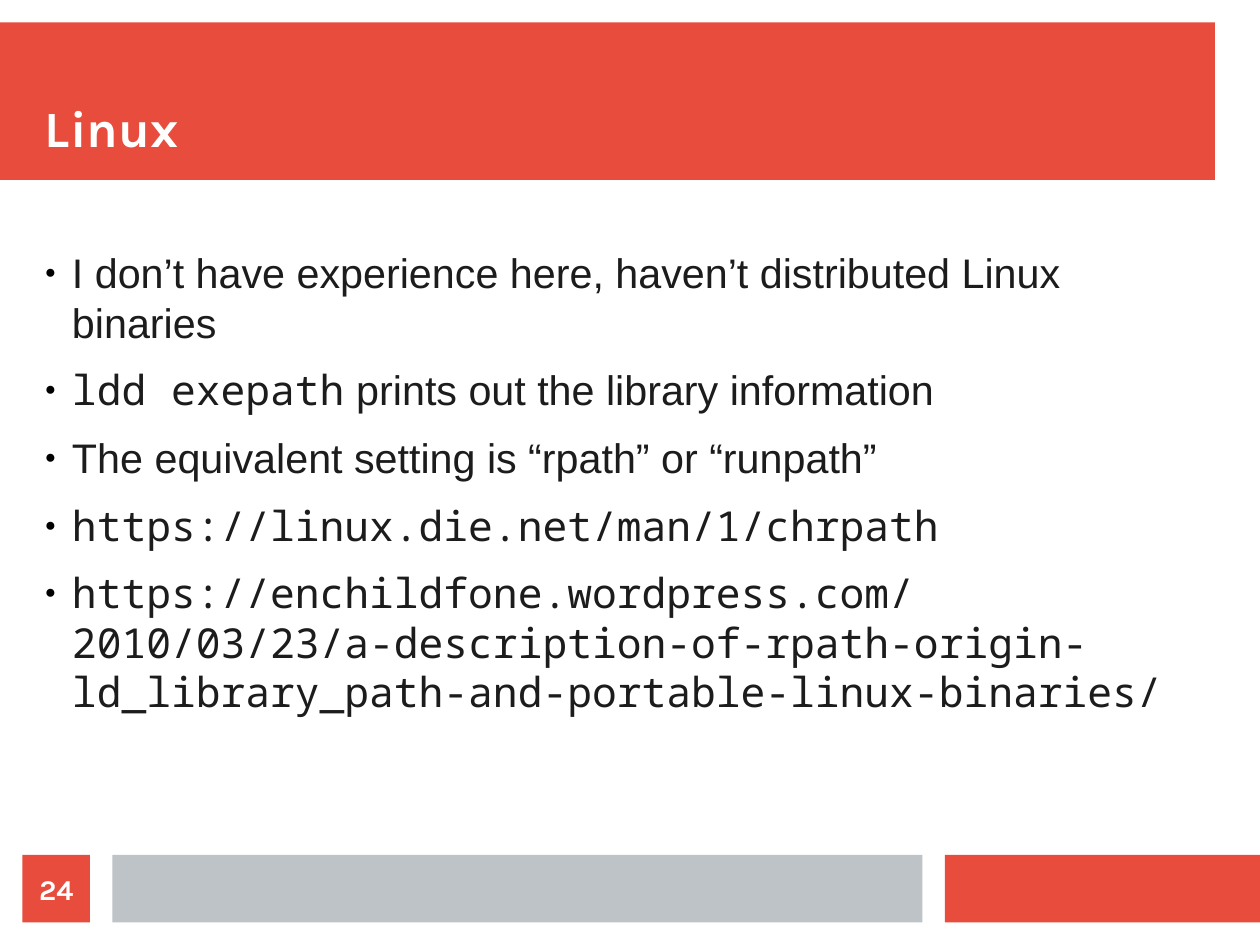
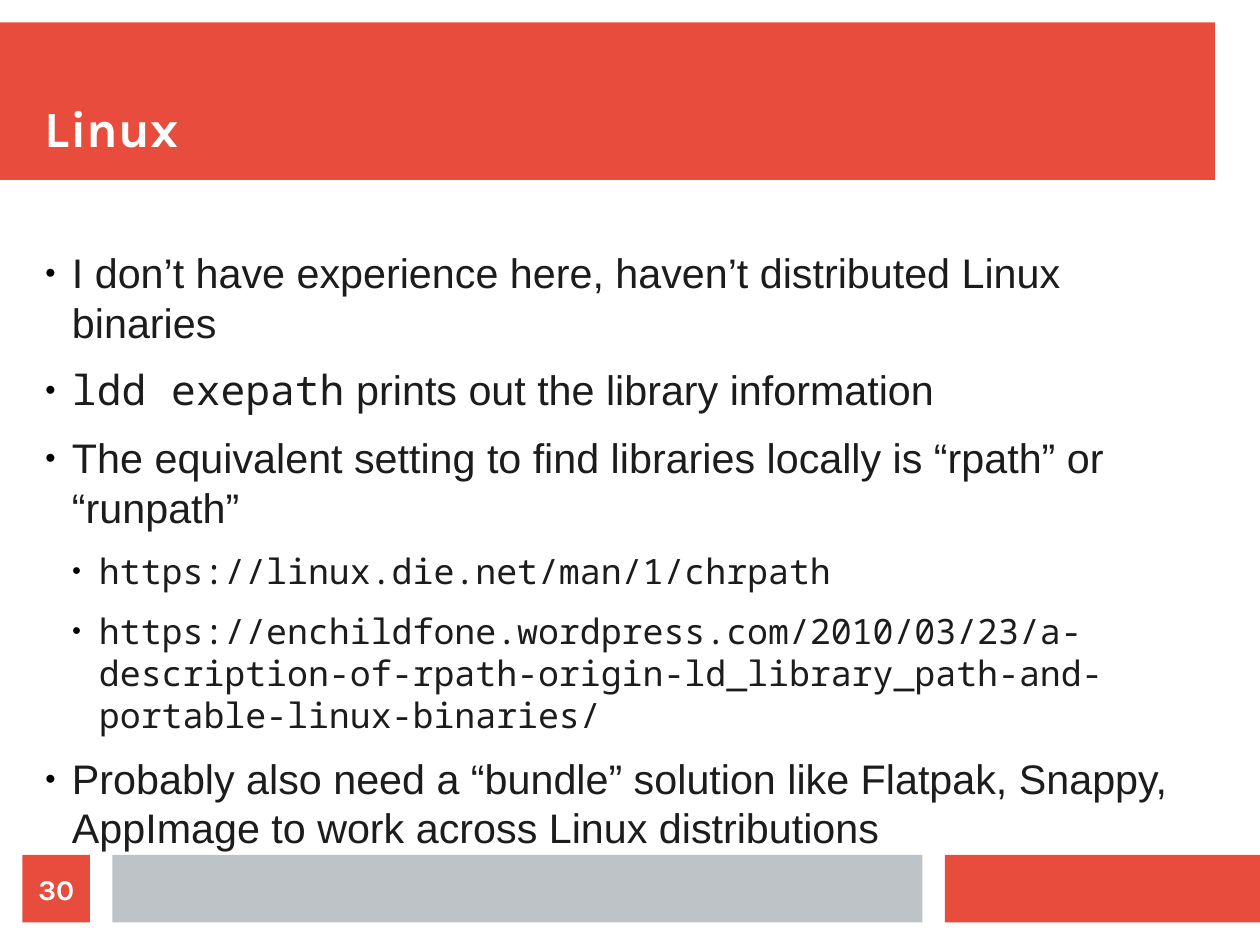
Before and after one commit to mtolly/haskell-c-talk, a slide deck: slide 30 of presentation.odp (slide 24 before the commit). Drawn at 1260x945 pixels with LibreOffice and Linux fonts; fonts in the diff are those of the drawing. Boxes give left, top, right and bottom in pixels: in the first picture for what was removed or moved away, otherwise in the second. Text is boxed around its words. In the diff, an @@ line names an element or a change of style, - is before the commit and + after.

```diff
--- a/presentation.odp
+++ b/presentation.odp
@@ text at [72,443,1104,531]: text changed @@
-● The equivalent setting is “rpath” or “runpath”
+● The equivalent setting to find libraries locally is “rpath” or “runpath”
@@ text at [99,557,1103,737]: size 26 to 22 pt in "https://linux.die.net/man/1/chrpath", "https://enchildfone.wordpress.com/2010/03/23/a-description-o ..."; list level 1 to 2 in "https://linux.die.net/man/1/chrpath"; list level 1 to 2 in "https://enchildfone.wordpress.com/2010/03/23/a-description-o ..." @@
@@ text at [72,764,1167,851]: paragraph added @@
+● Probably also need a “bundle” solution like Flatpak, Snappy, AppImage to work across Linux distributions
@@ page number at [38,881,74,901]: text changed @@
-24
+30
```
Also in this commit, not shown: 1 other slide changed, 6 slides added, 6 other files.
